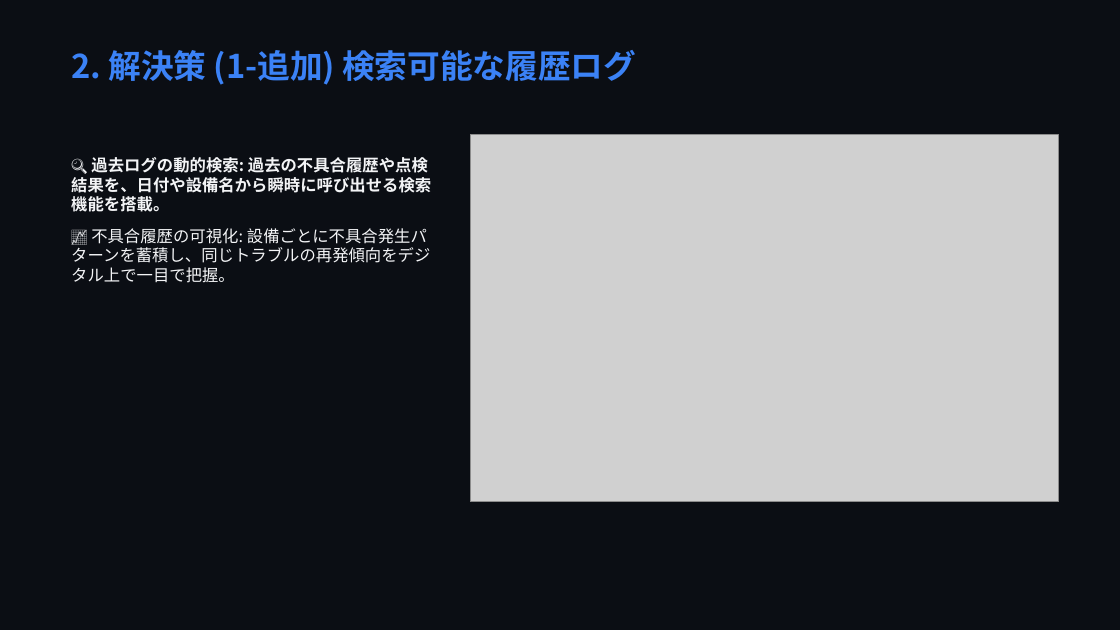
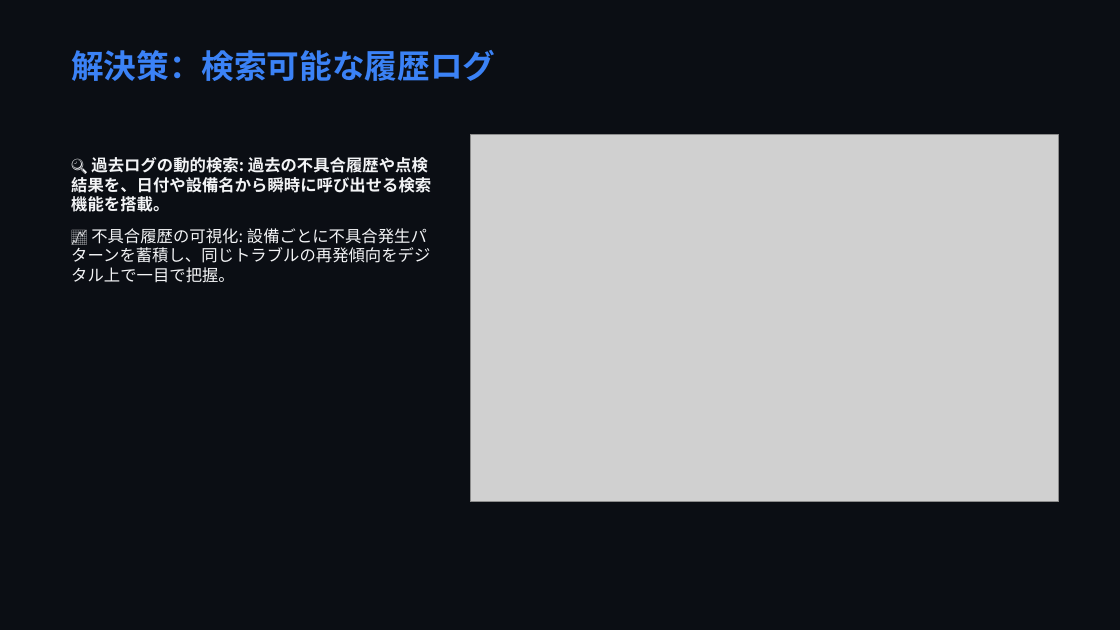
Before and after one commit to markjosephdsgatdula-dotcom/seibi-app-presentation, a slide deck: slide 5 of seibi_presentation.pptx (slide 4 before the commit). Drawn at 1120x630 pixels with LibreOffice and Linux fonts; fonts in the diff are those of the drawing; grey boxes stand for pictures. Boxes give left, top, right and bottom in pixels: in the first picture for what was removed or moved away, otherwise in the second. Text is boxed around its words. In the diff, an @@ line names an element or a change of style, - is before the commit and + after.

```diff
--- a/seibi_presentation.pptx
+++ b/seibi_presentation.pptx
@@ text at (71,50,495,81): text changed @@
-2. 解決策 (1-追加) 検索可能な履歴ログ
+解決策：検索可能な履歴ログ
```
Also in this commit, not shown: 6 other slides changed, 2 slides added, 14 other files.
